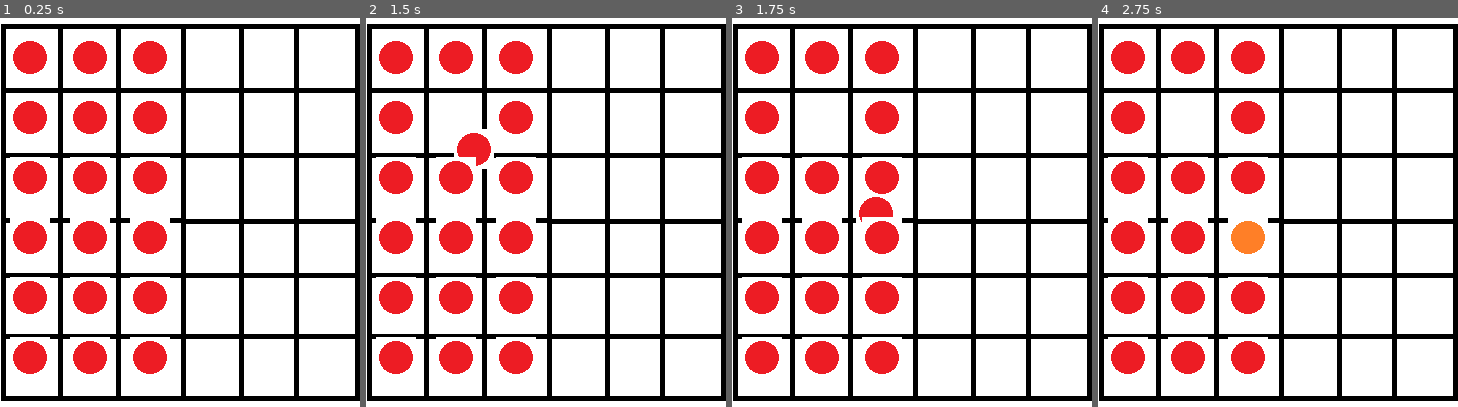
Above: before the commit, frames 1-4 (left to right).
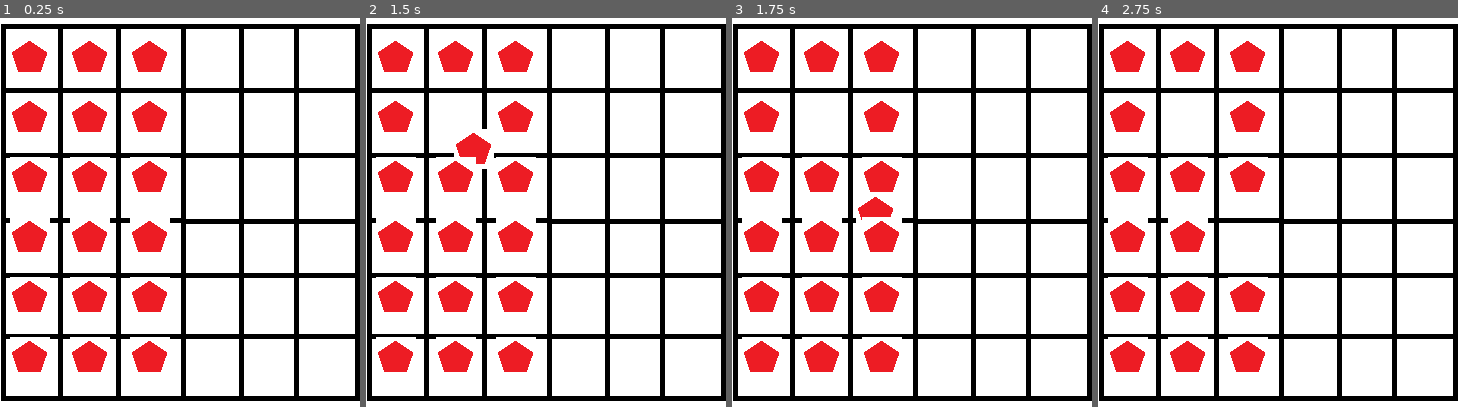
Above: after the commit, the same moments.

Repository: Pikarilles/hololive_gamejam_jan2026
Game: Godot game, scene res://Scenes/MainGame.tscn
Two runs of this game, one before a commit and one after it. Both use one fixed random seed, a clock stepped at 60 frames per second and the inputs below. Before the commit the project starts from res://MainGame.tscn.
Inputs (mouse positions are in pixels of both pictures, inside the frame that each line leads up to):
- Up to frame 1 (0.25 s): no input
- Up to frame 2 (1.5 s): tap Enter at 0.5 s; move the mouse to (625, 56) at 0.52 s; click (625, 56) at 0.67 s; tap Space at 1.25 s; drag from (474, 119) to (528, 216) at 1.27 s
- Up to frame 3 (1.75 s): no input
- Up to frame 4 (2.75 s): move the mouse to (outside the picture) at 2.02 s; click (outside the picture) at 2.17 s

The runs differ from the first frame. In frame 1, 1.7% of the frame differs, in the area x 3-47%, y 5-92%; in frame 2, 1.7%; in frame 3, 1.7%; in frame 4, 2.3%, in the area x 3-48%, y 5-92%.

Commit message:
Changes to image handling

Diff:
--- a/Scenes/GeneratorMusic.tscn
+++ b/Scenes/GeneratorMusic.tscn
@@ -1,7 +1,7 @@
 [gd_scene load_steps=3 format=3 uid="uid://btyth236lu21h"]
 
 [ext_resource type="Script" uid="uid://v10bomfuos5l" path="res://Scripts/generator.gd" id="1_gkkx4"]
-[ext_resource type="Texture2D" uid="uid://sk364gs7xks2" path="res://Assets/Icons/test_generator1.png" id="2_7r66l"]
+[ext_resource type="Texture2D" uid="uid://sk364gs7xks2" path="res://Assets/Icons/test_music_gen1.png" id="2_7r66l"]
 
 [node name="GeneratorMusic" type="Node2D"]
 script = ExtResource("1_gkkx4")
--- a/Scenes/TitleScreen.tscn
+++ b/Scenes/TitleScreen.tscn
@@ -1,11 +1,9 @@
-[gd_scene load_steps=7 format=3 uid="uid://cd4h4o6ygon33"]
+[gd_scene load_steps=5 format=3 uid="uid://cd4h4o6ygon33"]
 
 [ext_resource type="Script" uid="uid://buukpfcvwe3oh" path="res://Scripts/title_screen.gd" id="1_kjfxj"]
-[ext_resource type="Texture2D" uid="uid://b1khy40ouy15o" path="res://Assets/Art/Logo.png" id="2_emot1"]
-[ext_resource type="AudioStream" uid="uid://dyin2tlibuvef" path="res://Assets/Audio/main-bgm.ogg" id="3_8l4an"]
-[ext_resource type="PackedScene" uid="uid://bckssfqgh4eiw" path="res://Scenes/otomo.tscn" id="3_n15yj"]
-[ext_resource type="Texture2D" uid="uid://dwqwfnf745u3v" path="res://Assets/Art/Tutorial.png" id="4_emot1"]
-[ext_resource type="Texture2D" uid="uid://b4olhlrp6wp5l" path="res://Assets/Background/Credits.png" id="5_i5sur"]
+[ext_resource type="Texture2D" uid="uid://dduitc7ftvnby" path="res://Assets/Art/Logo.png" id="2_emot1"]
+[ext_resource type="Texture2D" uid="uid://e01qxawv8ppt" path="res://Assets/Art/Tutorial.png" id="4_emot1"]
+[ext_resource type="Texture2D" uid="uid://b2b7rhbcbv874" path="res://Assets/Background/Credits.png" id="5_i5sur"]
 
 [node name="TitleScreen" type="Control"]
 layout_mode = 3
@@ -17,6 +15,7 @@
 script = ExtResource("1_kjfxj")
 
 [node name="TitleText" type="TextureRect" parent="."]
+visible = false
 layout_mode = 0
 offset_left = 1.0
 offset_top = 2.0
@@ -29,10 +28,10 @@
 z_index = 1
 y_sort_enabled = true
 layout_mode = 0
-offset_left = 305.0
-offset_top = 320.0
-offset_right = 655.0
-offset_bottom = 520.0
+offset_left = 35.0
+offset_top = 352.0
+offset_right = 329.0
+offset_bottom = 557.0
 
 [node name="Start" type="Button" parent="MenuButtons"]
 layout_mode = 2
@@ -54,8 +53,8 @@
 
 [node name="ColorRect" type="ColorRect" parent="BackgroundImage"]
 custom_minimum_size = Vector2(350, 360)
-offset_right = 960.0
-offset_bottom = 540.0
+offset_right = 360.0
+offset_bottom = 640.0
 color = Color(0, 0, 0, 1)
 metadata/_edit_lock_ = true
 
@@ -68,9 +67,6 @@
 
 [node name="TextureRect" type="TextureRect" parent="BackgroundImage/CenterContainer"]
 layout_mode = 2
-
-[node name="Otomo" parent="BackgroundImage" instance=ExtResource("3_n15yj")]
-position = Vector2(176, 419)
 
 [node name="TutorialScreen" type="CanvasLayer" parent="."]
 visible = false
@@ -95,18 +91,16 @@
 
 [node name="BackButton" type="Button" parent="Back"]
 visible = false
-offset_left = 840.0
-offset_top = 473.0
-offset_right = 930.0
-offset_bottom = 515.0
+offset_left = 259.0
+offset_top = 580.0
+offset_right = 349.0
+offset_bottom = 627.0
 theme_override_font_sizes/font_size = 28
 text = "Back
 "
 
 [node name="BackgroundMusic" type="AudioStreamPlayer" parent="."]
-stream = ExtResource("3_8l4an")
 autoplay = true
-parameters/looping = true
 
 [connection signal="pressed" from="MenuButtons/Start" to="." method="_on_start_pressed"]
 [connection signal="pressed" from="MenuButtons/Tutorial" to="." method="_on_tutorial_pressed"]
--- a/Scripts/grid.gd
+++ b/Scripts/grid.gd
@@ -32,6 +32,7 @@
 	for i in width:
 		for j in (height/2):
 			var first_generator = possible_items[0].instantiate();
+			first_generator.item_gen = true;
 			add_child(first_generator);
 			insert_item(first_generator);
 			global.move_item.connect(on_move_item);
--- a/Scripts/item.gd
+++ b/Scripts/item.gd
@@ -4,11 +4,7 @@
 
 @export var item_type: String;
 @export var item_level: int;
-@export var item_sprite: Sprite2D;
-
-var level1Img = load("res://Assets/Icons/test_item1.png");
-var level2Img = load("res://Assets/Icons/test_item2.png");
-var level3Img = load("res://Assets/Icons/test_item3.png");
+@export var item_gen: bool;
 
 var first_position = Vector2(0, 0);
 var final_position = Vector2(0, 0);
@@ -35,9 +31,10 @@
 				is_dragging = false;
 				global.move_item.emit(first_position, final_position);
 
-func _init(p_type: String = "music", p_level: int = 1):
+func _init(p_type: String = "music", p_level: int = 1, p_gen: bool = false):
 	item_type = p_type;
 	item_level = p_level;
+	item_gen = p_gen;
 
 func _ready():
 	image_manager(item_level);
@@ -54,5 +51,14 @@
 	image_manager(item_level);
 
 func image_manager(level):
-	var texture_image = load("res://Assets/Icons/test_item" + str(level) + ".png");
+	var file_string = "";
+	var text_gen = "";
+
+	if item_gen:
+		text_gen = "gen";
+	else:
+		text_gen = "item";
+
+	file_string = item_type + "_" + text_gen + str(level);
+	var texture_image = load("res://Assets/Icons/test_" + file_string + ".png");
 	self.texture = texture_image;
--- a/Scripts/title_screen.gd
+++ b/Scripts/title_screen.gd
@@ -8,8 +8,7 @@
 
 
 func _on_start_pressed() -> void:
-	Global.curr_cutscene = Global.Endings.INTRO
-	get_tree().change_scene_to_file("res://Scenes/Cutscene.tscn")
+	get_tree().change_scene_to_file("res://Scenes/MainGame.tscn")
 
 func _on_tutorial_pressed() -> void:
 	title.hide()
Not shown, changed: Assets/Art/Logo.png.import
Not shown, changed: Assets/Art/Tutorial.png.import
Not shown, added: Assets/Audio/main-bgm.mp3.import
Not shown, added: Assets/Background/Credits.png.import
Renamed: Assets/Icons/test_generator1.png -> Assets/Icons/test_music_gen1.png
Not shown, added: Assets/Icons/test_music_gen1.png.import
Renamed: Assets/Icons/test_item1.png -> Assets/Icons/test_music_item1.png
Not shown, added: Assets/Icons/test_music_item1.png.import
Renamed: Assets/Icons/test_item2.png -> Assets/Icons/test_music_item2.png
Not shown, changed: Assets/Icons/test_music_item2.png.import
Renamed: Assets/Icons/test_item3.png -> Assets/Icons/test_music_item3.png
Not shown, changed: Assets/Icons/test_music_item3.png.import
(and 3 more such lines)
